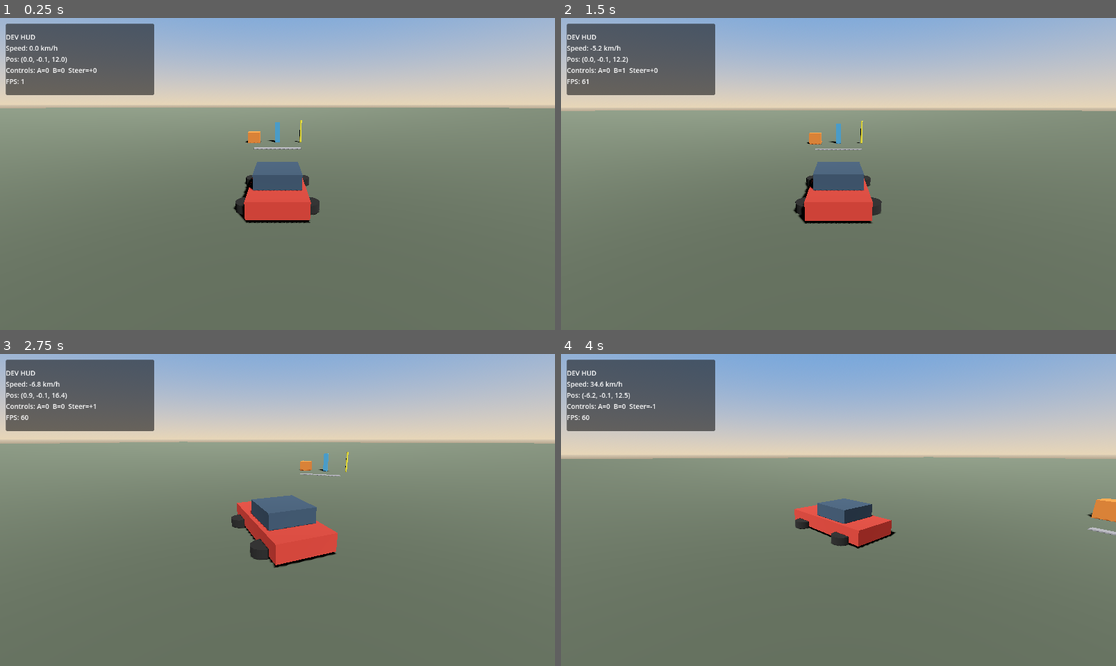
Above: before the commit, frames 1-4 (two rows, left to right).
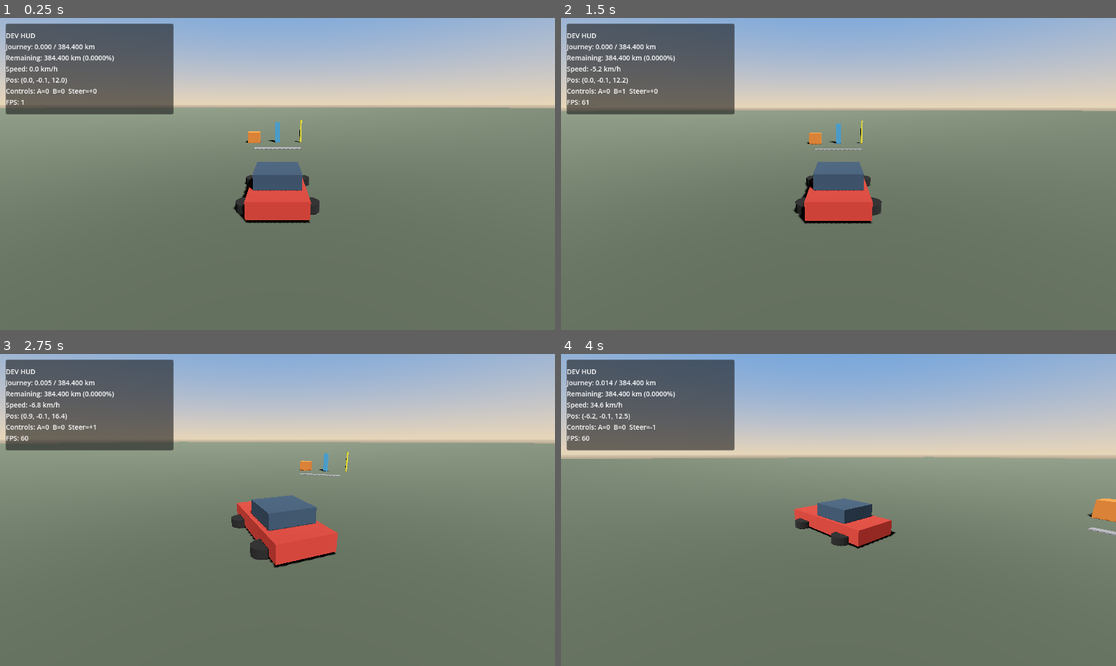
Above: after the commit, the same moments.

Repository: jacquesmoraes/moon-road
Game: Godot game, scene res://scenes/test/DrivingSandbox.tscn
Two runs of this game, one before a commit and one after it. Both use one fixed random seed, a clock stepped at 60 frames per second and the inputs below.
Inputs:
- Up to frame 1 (0.25 s): no input
- Up to frame 2 (1.5 s): tap Enter at 0.5 s; hold D (vehicle_right) 0.53-1.28 s; tap Space at 1.25 s; hold S (vehicle_brake) from 1.28 s (still down)
- Up to frame 3 (2.75 s): release S (vehicle_brake) at 2.03 s; hold D (vehicle_right) from 2.03 s (still down)
- Up to frame 4 (4 s): release D (vehicle_right) at 2.78 s; hold W (vehicle_accelerate) 2.78-3.53 s; hold A (vehicle_left) from 3.53 s (still down)

The runs differ from the first frame. In frame 1, 3.6% of the frame differs, in the area x 1-32%, y 1-31%; in frame 2, 3.6%; in frame 3, 3.6%; in frame 4, 3.5%.

Commit message:
feat: add global journey distance system
Co-authored-by: jacquesbarrosmoraes <jacquesbarrosmoraes@gmail.com>

Diff:
--- /dev/null
+++ b/autoload/journey_system.gd
@@ -0,0 +1,47 @@
+extends Node
+## Logical journey distance (Earth → Moon). Independent of scene, vehicle, road, camera, UI.
+
+signal distance_changed(current_km: float, total_km: float)
+
+@export var total_distance_km: float = 384400.0
+
+var current_distance_km: float = 0.0
+
+
+func add_distance(km: float) -> void:
+	if not is_finite(km) or km <= 0.0:
+		return
+	var previous := current_distance_km
+	current_distance_km = minf(current_distance_km + km, maxf(total_distance_km, 0.0))
+	if not is_equal_approx(previous, current_distance_km):
+		distance_changed.emit(current_distance_km, total_distance_km)
+
+
+func get_current_distance_km() -> float:
+	return current_distance_km
+
+
+func get_total_distance_km() -> float:
+	return total_distance_km
+
+
+func get_remaining_distance_km() -> float:
+	return maxf(total_distance_km - current_distance_km, 0.0)
+
+
+func get_progress_ratio() -> float:
+	if total_distance_km <= 0.0:
+		return 0.0
+	return clampf(current_distance_km / total_distance_km, 0.0, 1.0)
+
+
+func set_current_distance_km(km: float) -> void:
+	if not is_finite(km):
+		return
+	current_distance_km = clampf(km, 0.0, maxf(total_distance_km, 0.0))
+	distance_changed.emit(current_distance_km, total_distance_km)
+
+
+func reset_journey() -> void:
+	current_distance_km = 0.0
+	distance_changed.emit(current_distance_km, total_distance_km)
--- a/project.godot
+++ b/project.godot
@@ -15,6 +15,10 @@
 run/main_scene="res://scenes/test/DrivingSandbox.tscn"
 config/features=PackedStringArray("4.7", "Forward Plus")
 config/icon="res://icon.svg"
+
+[autoload]
+
+JourneySystem="*res://autoload/journey_system.gd"
 
 [input]
 
--- a/scenes/ui/DrivingDebugHUD.tscn
+++ b/scenes/ui/DrivingDebugHUD.tscn
@@ -12,8 +12,8 @@
 anchors_preset = 0
 offset_left = 12.0
 offset_top = 12.0
-offset_right = 320.0
-offset_bottom = 160.0
+offset_right = 360.0
+offset_bottom = 200.0
 theme_override_constants/margin_left = 0
 theme_override_constants/margin_top = 0
 
--- a/scenes/vehicles/PlayerVehicle.tscn
+++ b/scenes/vehicles/PlayerVehicle.tscn
@@ -1,7 +1,8 @@
-[gd_scene load_steps=11 format=3 uid="uid://bterra_player_vehicle"]
+[gd_scene load_steps=12 format=3 uid="uid://bterra_player_vehicle"]
 
 [ext_resource type="Script" path="res://scripts/vehicles/player_vehicle.gd" id="1_script"]
 [ext_resource type="Script" path="res://scripts/vehicles/vehicle_camera_controller.gd" id="2_camera"]
+[ext_resource type="Script" path="res://scripts/vehicles/journey_distance_reporter.gd" id="3_journey"]
 
 [sub_resource type="BoxShape3D" id="Shape_body"]
 size = Vector3(1.8, 0.7, 4.0)
@@ -90,3 +91,6 @@
 [node name="Camera3D" type="Camera3D" parent="VehicleCameraController"]
 current = true
 fov = 70.0
+
+[node name="JourneyDistanceReporter" type="Node" parent="."]
+script = ExtResource("3_journey")
--- a/scripts/test/drive_smoke.gd
+++ b/scripts/test/drive_smoke.gd
@@ -18,6 +18,7 @@
 var _camera_follow_ok: bool = false
 var _saw_speed_kmh: bool = false
 var _max_speed_kmh: float = 0.0
+var _journey: Node
 
 
 func _initialize() -> void:
@@ -42,6 +43,13 @@
 		push_error("drive_smoke: VehicleCameraController not found")
 		quit(1)
 		return
+
+	_journey = root.get_node_or_null("JourneySystem")
+	if _journey == null:
+		push_error("drive_smoke: JourneySystem autoload missing")
+		quit(1)
+		return
+	_journey.call("reset_journey")
 
 	_set_phase(PHASE_ACCEL)
 	physics_frame.connect(_on_physics_frame)
@@ -178,14 +186,31 @@
 		return
 
 	var hud_label := hud.find_child("Label", true, false) as Label
-	if hud_label == null or not ("km/h" in hud_label.text):
-		push_error("drive_smoke: HUD label missing km/h text (got: %s)" % (hud_label.text if hud_label else "<null>"))
+	if hud_label == null or not ("km/h" in hud_label.text) or not ("Journey:" in hud_label.text):
+		push_error("drive_smoke: HUD label missing journey/km/h text (got: %s)" % (hud_label.text if hud_label else "<null>"))
+		quit(1)
+		return
+
+	var journey_km := float(_journey.call("get_current_distance_km"))
+	# ~48s of driving at up to 24 m/s should accumulate well above a few meters → km.
+	if journey_km < 0.05:
+		push_error("drive_smoke: journey distance too low (%.6f km); physical travel not feeding JourneySystem" % journey_km)
+		quit(1)
+		return
+
+	# Horizontal path length in km should be in the same ballpark as displacement magnitude.
+	var displacement_km := origin.distance_to(Vector3(0.0, 0.2, 12.0)) / 1000.0
+	if journey_km + 0.001 < displacement_km * 0.5:
+		push_error(
+			"drive_smoke: journey km incoherent with displacement (journey=%.6f displacement=%.6f)"
+			% [journey_km, displacement_km]
+		)
 		quit(1)
 		return
 
 	var cam_pos := _camera_rig.global_position if _camera_rig else Vector3.ZERO
 	print(
-		"drive_smoke: OK elapsed=%.1fs samples=%d pos=%s max_abs_speed=%.2f max_kmh=%.1f cam=%s"
-		% [_elapsed, _samples, origin, _max_abs_speed, _max_speed_kmh, cam_pos]
+		"drive_smoke: OK elapsed=%.1fs samples=%d pos=%s max_abs_speed=%.2f max_kmh=%.1f journey_km=%.6f cam=%s"
+		% [_elapsed, _samples, origin, _max_abs_speed, _max_speed_kmh, journey_km, cam_pos]
 	)
 	quit(0)
--- a/scripts/ui/driving_debug_hud.gd
+++ b/scripts/ui/driving_debug_hud.gd
@@ -1,5 +1,5 @@
 extends CanvasLayer
-## Development-only driving HUD. Reads vehicle public data; never controls the vehicle.
+## Development-only driving HUD. Reads vehicle/journey public data; never controls the vehicle.
 
 @export var vehicle_path: NodePath = NodePath("../PlayerVehicle")
 @export var show_fps: bool = true
@@ -7,10 +7,12 @@
 @onready var _label: Label = $Margin/Panel/Label
 
 var _vehicle: Node3D
+var _journey: Node
 
 
 func _ready() -> void:
 	_resolve_vehicle()
+	_journey = get_node_or_null("/root/JourneySystem")
 
 
 func _process(_delta: float) -> void:
@@ -19,6 +21,9 @@
 		if _vehicle == null:
 			_label.text = "DrivingDebugHUD: no vehicle"
 			return
+
+	if _journey == null:
+		_journey = get_node_or_null("/root/JourneySystem")
 
 	var speed_kmh := 0.0
 	if _vehicle.has_method("get_speed_kmh"):
@@ -29,8 +34,20 @@
 	var brake := Input.get_action_strength("vehicle_brake")
 	var steer := Input.get_axis("vehicle_left", "vehicle_right")
 
+	var current_km := 0.0
+	var total_km := 384400.0
+	var remaining_km := total_km
+	var progress := 0.0
+	if _journey != null:
+		current_km = float(_journey.call("get_current_distance_km"))
+		total_km = float(_journey.call("get_total_distance_km"))
+		remaining_km = float(_journey.call("get_remaining_distance_km"))
+		progress = float(_journey.call("get_progress_ratio"))
+
 	var lines: PackedStringArray = [
 		"DEV HUD",
+		"Journey: %s / %s km" % [_format_journey_km(current_km), _format_journey_km(total_km)],
+		"Remaining: %s km (%.4f%%)" % [_format_journey_km(remaining_km), progress * 100.0],
 		"Speed: %.1f km/h" % speed_kmh,
 		"Pos: (%.1f, %.1f, %.1f)" % [pos.x, pos.y, pos.z],
 		"Controls: A=%.0f  B=%.0f  Steer=%+.0f" % [accel, brake, steer],
@@ -41,6 +58,22 @@
 	_label.text = "\n".join(lines)
 
 
+func _format_journey_km(km: float) -> String:
+	## Matches design-style grouping for large values (384.400); decimals for small sandbox distances.
+	if not is_finite(km):
+		return "?"
+	if km >= 1000.0:
+		var whole := int(round(km))
+		var digits := str(absi(whole))
+		var grouped := ""
+		while digits.length() > 3:
+			grouped = "." + digits.substr(digits.length() - 3, 3) + grouped
+			digits = digits.substr(0, digits.length() - 3)
+		var sign := "-" if whole < 0 else ""
+		return sign + digits + grouped
+	return "%.3f" % km
+
+
 func _resolve_vehicle() -> void:
 	if vehicle_path != NodePath():
 		_vehicle = get_node_or_null(vehicle_path) as Node3D
--- /dev/null
+++ b/scripts/vehicles/journey_distance_reporter.gd
@@ -0,0 +1,46 @@
+extends Node
+## Feeds JourneySystem from physical travel. One-way: vehicle/scene → journey. No reverse deps.
+
+@export var target_path: NodePath
+@export var meters_per_world_unit: float = 1.0
+@export var enabled: bool = true
+
+var _target: Node3D
+var _journey: Node
+var _last_position: Vector3 = Vector3.ZERO
+var _has_last_position: bool = false
+
+
+func _ready() -> void:
+	if target_path != NodePath():
+		_target = get_node_or_null(target_path) as Node3D
+	if _target == null:
+		_target = get_parent() as Node3D
+	_journey = get_node_or_null("/root/JourneySystem")
+
+
+func _physics_process(_delta: float) -> void:
+	if not enabled or _target == null or not is_instance_valid(_target):
+		return
+	if _journey == null:
+		_journey = get_node_or_null("/root/JourneySystem")
+	if _journey == null:
+		return
+
+	var pos := _target.global_position
+	if not pos.is_finite():
+		return
+
+	if not _has_last_position:
+		_last_position = pos
+		_has_last_position = true
+		return
+
+	var delta_xz := Vector3(pos.x - _last_position.x, 0.0, pos.z - _last_position.z)
+	_last_position = pos
+
+	var meters := delta_xz.length() * meters_per_world_unit
+	if meters <= 0.00001:
+		return
+
+	_journey.call("add_distance", meters / 1000.0)
Not shown, added: autoload/journey_system.gd.uid
Not shown, added: scripts/vehicles/journey_distance_reporter.gd.uid
Not shown, changed: README.md
Not shown, removed: autoload/.gdkeep
